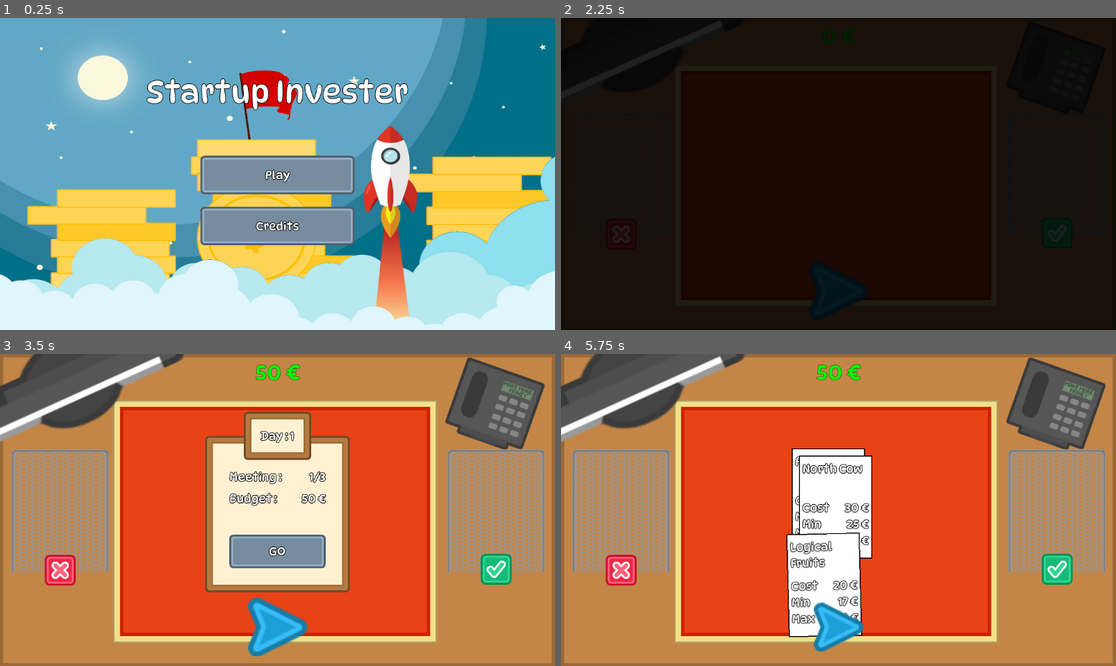
Above: before the commit, frames 1-4 (two rows, left to right).
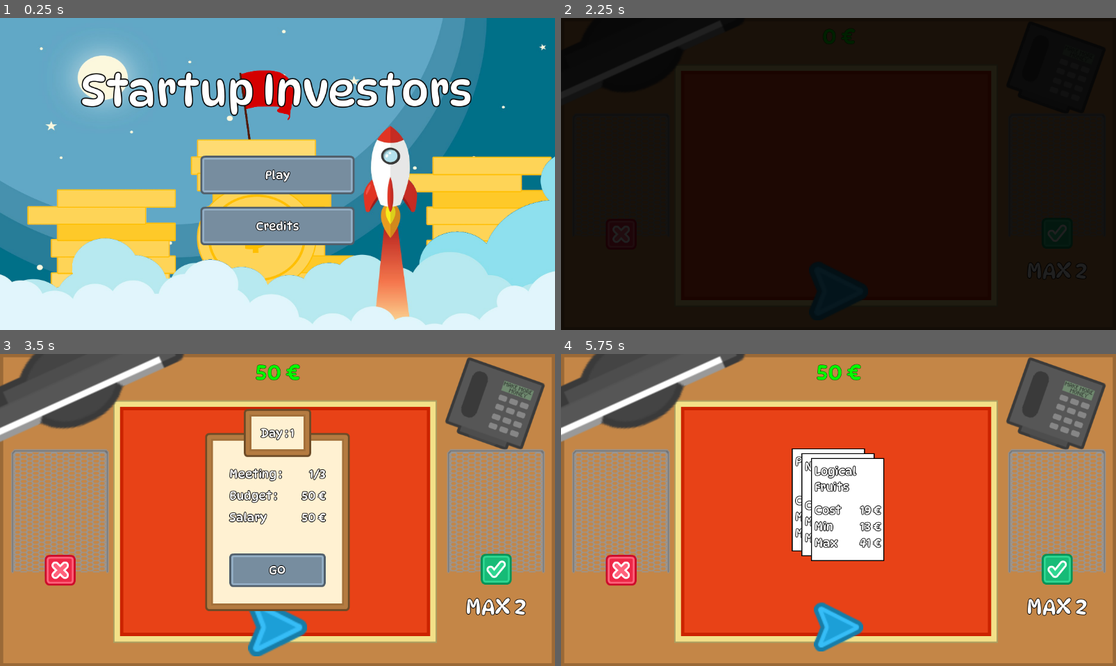
Above: after the commit, the same moments.

Repository: AntDum/MissedOpportunity
Game: Godot game, scene res://scenes/ui/menu/main_menu.tscn
The game is run twice, just before and just after one commit, with the same random seed, the same clock (stepped at 60 frames per second) and the same inputs.
Inputs (mouse positions are in pixels of both pictures, inside the frame that each line leads up to):
- Up to frame 1 (0.25 s): no input
- Up to frame 2 (2.25 s): click "Play" at 0.5 s; move the mouse to (960, 158) at 1.27 s; click (960, 158) at 1.42 s; click (838, 292) at 2 s
- Up to frame 3 (3.5 s): click (277, 628) at 2.75 s
- Up to frame 4 (5.75 s): click "GO" at 3.5 s; click (838, 628) at 4.25 s; drag from (827, 500) to (810, 572) at 5.02 s

The runs differ from the first frame. In frame 1, 4.6% of the frame differs, in the area x 14-85%, y 17-32%; in frame 2, less than 0.1%; in frame 3, 7.1%, in the area x 36-95%, y 17-84%; in frame 4, 5.7%.

Commit message:
add tween

Diff:
--- a/ressources/cdf_curve.tres
+++ /dev/null
@@ -1,5 +0,0 @@
-[gd_resource type="Curve" load_steps=0 format=3 uid="uid://bkxbq1fn4nubc"]
-
-[resource]
-_data = [Vector2(0.317308, 0.707865), 0.0, 0.0, 0, 0]
-point_count = 1
--- a/scenes/levels/levels.tscn
+++ b/scenes/levels/levels.tscn
@@ -170,7 +170,7 @@
 grow_vertical = 2
 texture = ExtResource("4_hdn0s")
 
-[node name="AcceptPoint" type="Control" parent="Points/Accept" groups=["restPoint"]]
+[node name="AcceptPoint" type="Control" parent="Points/Accept" node_paths=PackedStringArray("label") groups=["restPoint"]]
 layout_mode = 1
 anchors_preset = 8
 anchor_left = 0.5
@@ -182,6 +182,7 @@
 grow_horizontal = 2
 grow_vertical = 2
 script = ExtResource("7_6p30w")
+label = NodePath("../Label")
 maximum = 2
 minimum = 0
 metadata/_custom_type_script = "uid://c27p4l4gcmvh8"
@@ -193,6 +194,22 @@
 offset_right = 157.0
 offset_bottom = 283.0
 texture = ExtResource("7_2jkuu")
+
+[node name="Label" type="Label" parent="Points/Accept"]
+layout_mode = 1
+anchors_preset = -1
+anchor_left = 0.5
+anchor_top = 1.362
+anchor_right = 0.5
+anchor_bottom = 1.362
+offset_left = -20.0
+offset_top = 476.0
+offset_right = 20.0
+offset_bottom = -12.0
+grow_horizontal = 2
+grow_vertical = 0
+theme_override_font_sizes/font_size = 45
+text = "MAX 2"
 
 [node name="CanvasLayer" type="CanvasLayer" parent="."]
 
--- a/scenes/ui/end_of_day.tscn
+++ b/scenes/ui/end_of_day.tscn
@@ -1,8 +1,14 @@
-[gd_scene load_steps=4 format=3 uid="uid://ojuuen6cauuw"]
+[gd_scene load_steps=5 format=3 uid="uid://ojuuen6cauuw"]
 
 [ext_resource type="Script" uid="uid://n6d1b1v73abg" path="res://scripts/ui/components/animated_counter.gd" id="1_7g7pd"]
 [ext_resource type="Script" uid="uid://calio6yuvvuaq" path="res://scripts/ui/components/hover_button.gd" id="1_l8ay4"]
 [ext_resource type="Script" uid="uid://6xmna6hkerns" path="res://scripts/ui/end_of_day.gd" id="1_v0pmp"]
+
+[sub_resource type="LabelSettings" id="LabelSettings_v0pmp"]
+font_size = 36
+font_color = Color(0, 1, 0, 1)
+outline_size = 5
+outline_color = Color(0, 0, 0, 1)
 
 [node name="EndOfDay" type="Control"]
 layout_mode = 3
@@ -79,6 +85,7 @@
 unique_name_in_owner = true
 layout_mode = 2
 size_flags_horizontal = 3
+theme_override_colors/font_color = Color(0, 1, 0, 1)
 text = "300 €"
 horizontal_alignment = 2
 script = ExtResource("1_7g7pd")
@@ -97,6 +104,7 @@
 unique_name_in_owner = true
 layout_mode = 2
 size_flags_horizontal = 3
+theme_override_colors/font_color = Color(1, 0, 0, 1)
 text = "300 €"
 horizontal_alignment = 2
 script = ExtResource("1_7g7pd")
@@ -115,6 +123,7 @@
 unique_name_in_owner = true
 layout_mode = 2
 size_flags_horizontal = 3
+theme_override_colors/font_color = Color(1, 0, 0, 1)
 text = "300 €"
 horizontal_alignment = 2
 script = ExtResource("1_7g7pd")
@@ -133,6 +142,7 @@
 unique_name_in_owner = true
 layout_mode = 2
 size_flags_horizontal = 3
+theme_override_colors/font_color = Color(0, 1, 0, 1)
 text = "300 €"
 horizontal_alignment = 2
 script = ExtResource("1_7g7pd")
@@ -155,10 +165,14 @@
 layout_mode = 2
 size_flags_horizontal = 3
 text = "300 €"
+label_settings = SubResource("LabelSettings_v0pmp")
 horizontal_alignment = 2
 script = ExtResource("1_7g7pd")
 pattern = "%d €"
 metadata/_custom_type_script = "uid://n6d1b1v73abg"
+
+[node name="HSeparator2" type="HSeparator" parent="VBoxContainer/PanelContainer/MarginContainer/VBoxContainer"]
+layout_mode = 2
 
 [node name="HoverButton" type="Button" parent="VBoxContainer/PanelContainer/MarginContainer/VBoxContainer"]
 layout_mode = 2
--- a/scenes/ui/meeting.tscn
+++ b/scenes/ui/meeting.tscn
@@ -95,6 +95,20 @@
 text = "300€"
 horizontal_alignment = 2
 
+[node name="HBoxContainer3" type="HBoxContainer" parent="VBoxContainer/PanelContainer/MarginContainer/VBoxContainer"]
+layout_mode = 2
+
+[node name="Label" type="Label" parent="VBoxContainer/PanelContainer/MarginContainer/VBoxContainer/HBoxContainer3"]
+layout_mode = 2
+size_flags_horizontal = 3
+text = "Salary"
+
+[node name="salary" type="Label" parent="VBoxContainer/PanelContainer/MarginContainer/VBoxContainer/HBoxContainer3"]
+layout_mode = 2
+size_flags_horizontal = 3
+text = "50 €"
+horizontal_alignment = 2
+
 [node name="HSeparator" type="HSeparator" parent="VBoxContainer/PanelContainer/MarginContainer/VBoxContainer"]
 layout_mode = 2
 theme_override_constants/separation = 30
--- a/scenes/ui/menu/lost_menu.tscn
+++ b/scenes/ui/menu/lost_menu.tscn
@@ -1,9 +1,19 @@
-[gd_scene load_steps=9 format=3 uid="uid://baklgvgp8e6li"]
+[gd_scene load_steps=11 format=3 uid="uid://baklgvgp8e6li"]
 
 [ext_resource type="Script" uid="uid://cwjlpjk41123k" path="res://scripts/ui/menu/lost_menu.gd" id="1_hyf1q"]
 [ext_resource type="Script" uid="uid://n6d1b1v73abg" path="res://scripts/ui/components/animated_counter.gd" id="2_4d6ya"]
 [ext_resource type="Texture2D" uid="uid://bcptbcvfvmho7" path="res://assets/sprites/backgrounds/endgame_bckg.jpg" id="2_gsi3k"]
 [ext_resource type="Script" uid="uid://calio6yuvvuaq" path="res://scripts/ui/components/hover_button.gd" id="3_osbmn"]
+
+[sub_resource type="LabelSettings" id="LabelSettings_w5lfg"]
+font_size = 64
+outline_size = 5
+outline_color = Color(0, 0, 0, 1)
+
+[sub_resource type="LabelSettings" id="LabelSettings_gsi3k"]
+font_size = 24
+outline_size = 5
+outline_color = Color(0, 0, 0, 1)
 
 [sub_resource type="Animation" id="Animation_gsi3k"]
 length = 0.001
@@ -306,8 +316,8 @@
 [node name="Title" type="Label" parent="PanelContainer/MarginContainer/VBoxContainer"]
 unique_name_in_owner = true
 layout_mode = 2
-theme_override_font_sizes/font_size = 64
 text = "Game over"
+label_settings = SubResource("LabelSettings_w5lfg")
 horizontal_alignment = 1
 
 [node name="HSeparator" type="HSeparator" parent="PanelContainer/MarginContainer/VBoxContainer"]
@@ -318,7 +328,7 @@
 
 [node name="ScoreLabel" type="Label" parent="PanelContainer/MarginContainer/VBoxContainer/ScoreContainer"]
 layout_mode = 2
-text = "Final economy :"
+text = "Money :"
 
 [node name="VSeparator" type="VSeparator" parent="PanelContainer/MarginContainer/VBoxContainer/ScoreContainer"]
 layout_mode = 2
@@ -328,6 +338,7 @@
 unique_name_in_owner = true
 layout_mode = 2
 text = "584639"
+label_settings = SubResource("LabelSettings_gsi3k")
 script = ExtResource("2_4d6ya")
 metadata/_custom_type_script = "uid://n6d1b1v73abg"
 
@@ -336,7 +347,7 @@
 
 [node name="BestScoreLabel" type="Label" parent="PanelContainer/MarginContainer/VBoxContainer/BestScoreContainer"]
 layout_mode = 2
-text = "Highest economy :"
+text = "Highest money :"
 
 [node name="VSeparator" type="VSeparator" parent="PanelContainer/MarginContainer/VBoxContainer/BestScoreContainer"]
 layout_mode = 2
--- a/scenes/ui/menu/main_menu.tscn
+++ b/scenes/ui/menu/main_menu.tscn
@@ -177,14 +177,15 @@
 anchor_top = 0.238
 anchor_right = 0.5
 anchor_bottom = 0.238
-offset_left = -300.0
-offset_top = -39.224
-offset_right = 300.0
-offset_bottom = 38.776
+offset_left = -408.0
+offset_top = -58.224
+offset_right = 404.0
+offset_bottom = 50.776
 pivot_offset = Vector2(300, 39)
 size_flags_horizontal = 4
-theme_override_font_sizes/font_size = 64
-text = "Startup Invester"
+theme_override_constants/outline_size = 9
+theme_override_font_sizes/font_size = 90
+text = "Startup Investors"
 horizontal_alignment = 1
 vertical_alignment = 1
 
--- a/scenes/ui/menu/pop_up.tscn
+++ b/scenes/ui/menu/pop_up.tscn
@@ -2,22 +2,6 @@
 
 [ext_resource type="Texture2D" uid="uid://bxhdqyhcf2gka" path="res://icon.svg" id="1_cqqrc"]
 [ext_resource type="Script" uid="uid://ca3my6hh4iyp0" path="res://scripts/ui/components/rewrite_label.gd" id="1_jl1jx"]
-
-[sub_resource type="Animation" id="Animation_cqqrc"]
-resource_name = "hide"
-length = 0.5
-tracks/0/type = "value"
-tracks/0/imported = false
-tracks/0/enabled = true
-tracks/0/path = NodePath("PanelContainer:scale")
-tracks/0/interp = 1
-tracks/0/loop_wrap = true
-tracks/0/keys = {
-"times": PackedFloat32Array(0, 0.333333, 0.5),
-"transitions": PackedFloat32Array(2.37841, 0.63728, 1),
-"update": 0,
-"values": [Vector2(1, 1), Vector2(0.2875, 1), Vector2(0, 0)]
-}
 
 [sub_resource type="Animation" id="Animation_mhvah"]
 length = 0.001
@@ -44,6 +28,22 @@
 "transitions": PackedFloat32Array(1),
 "update": 0,
 "values": [0.431579]
+}
+
+[sub_resource type="Animation" id="Animation_cqqrc"]
+resource_name = "hide"
+length = 0.5
+tracks/0/type = "value"
+tracks/0/imported = false
+tracks/0/enabled = true
+tracks/0/path = NodePath("PanelContainer:scale")
+tracks/0/interp = 1
+tracks/0/loop_wrap = true
+tracks/0/keys = {
+"times": PackedFloat32Array(0, 0.333333, 0.5),
+"transitions": PackedFloat32Array(2.37841, 0.63728, 1),
+"update": 0,
+"values": [Vector2(1, 1), Vector2(0.2875, 1), Vector2(0, 0)]
 }
 
 [sub_resource type="Animation" id="Animation_jeity"]
--- a/scripts/datastructures/funding.gd
+++ b/scripts/datastructures/funding.gd
@@ -17,9 +17,9 @@
 	title = title_first_part.pick_random()
 	title += " " + title_second_part.pick_random()
 
-	cost = randi_range(budget/2, budget * 2)
-	maximal_benefit = randi_range(cost, cost*2)
-	minimal_benefit = randi_range(maximal_benefit/8, cost)
+	cost = randi_range(budget/2, budget * 1.5)
+	maximal_benefit = randi_range(cost*1.5, cost*3)
+	minimal_benefit = randi_range(maximal_benefit/8.0, cost*1.5)
 
 	actual_benefit = _compute_benefit(minimal_benefit, maximal_benefit);
 
--- a/scripts/levels/restPoint.gd
+++ b/scripts/levels/restPoint.gd
@@ -1,5 +1,7 @@
 extends Control
 class_name RestPoint
+
+@export var label : Label
 
 @export var rest_offset : Vector2 = Vector2(10, 10)
 @export var maximum = 3
@@ -16,6 +18,8 @@
 		cur_max = minimum
 	else:
 		cur_max = maximum
+	if label:
+		label.text = "MAX %d" % cur_max
 
 func get_fundings() -> Array[Funding]:
 	var fundings : Array[Funding] = []
--- a/scripts/managers/ressource_management.gd
+++ b/scripts/managers/ressource_management.gd
@@ -29,11 +29,11 @@
 	budget = start_budget
 
 func get_difficulty() -> int:
-	return roundi((10 * meeting) + (10 * day))
+	return roundi((5 * meeting) + (10 * day))
 
 func _start_meeting() -> void:
 	var tween = create_tween().set_ease(Tween.EASE_OUT).set_trans(Tween.TRANS_CUBIC)
-	var offset = Vector2(15, 15)
+	var offset = Vector2(20, 10)
 	for i in range(3):
 		var offer = OFFER.instantiate()
 		offer.set_funding(Funding.new(get_difficulty()))
--- a/scripts/ui/end_of_day.gd
+++ b/scripts/ui/end_of_day.gd
@@ -34,11 +34,25 @@
 	benefits.set_value(result.benefits)
 	var tot = result.get_total()
 	total.set_value(tot)
+	if tot < 0:
+		total.label_settings.font_color = Color.RED
+	else:
+		total.label_settings.font_color = Color.GREEN
 	has_result = true
 	lost = tot <= 0
 
 func _show() -> void:
+	var tween = create_tween().set_ease(Tween.EASE_OUT).set_trans(Tween.TRANS_LINEAR)
+	var objectif_y = global_position.y
+	global_position.y -= 1000
 	visible = true
+	tween.tween_property(self, "global_position:y", objectif_y + 50, 0.3)
+	tween.tween_property(self, "global_position:y", objectif_y, 0.1)
 
 func _hide() -> void:
-	visible = false
+	var tween = create_tween().set_ease(Tween.EASE_OUT).set_trans(Tween.TRANS_CUBIC)
+	var objectif_y = global_position.y
+	tween.tween_property(self, "global_position:y", global_position.y + 50, 0.1)
+	tween.tween_property(self, "global_position:y", global_position.y - 1000, 0.3)
+	tween.tween_callback(func(): visible = false)
+	tween.tween_callback(func(): global_position.y = objectif_y)
--- a/scripts/ui/meeting.gd
+++ b/scripts/ui/meeting.gd
@@ -24,7 +24,17 @@
 	_hide()
 
 func _show() -> void:
+	var tween = create_tween().set_ease(Tween.EASE_OUT).set_trans(Tween.TRANS_LINEAR)
+	var objectif_y = global_position.y
+	global_position.y -= 1000
 	visible = true
+	tween.tween_property(self, "global_position:y", objectif_y + 50, 0.3)
+	tween.tween_property(self, "global_position:y", objectif_y, 0.1)
 
 func _hide() -> void:
-	visible = false
+	var tween = create_tween().set_ease(Tween.EASE_OUT).set_trans(Tween.TRANS_CUBIC)
+	var objectif_y = global_position.y
+	tween.tween_property(self, "global_position:y", global_position.y + 50, 0.1)
+	tween.tween_property(self, "global_position:y", global_position.y - 1000, 0.3)
+	tween.tween_callback(func(): visible = false)
+	tween.tween_callback(func(): global_position.y = objectif_y)
--- a/scripts/ui/menu/lost_menu.gd
+++ b/scripts/ui/menu/lost_menu.gd
@@ -11,8 +11,12 @@
 func _ready() -> void:
 	animation_player.play("show")
 	if StatManager.bankrupt:
+		score_value.label_settings.font_color = Color.RED
+		title.label_settings.font_color = Color.RED
 		title.text = "Bankrupt"
 	else:
+		score_value.label_settings.font_color = Color.RED
+		title.label_settings.font_color = Color.GREEN
 		title.text = "Success"
 
 
